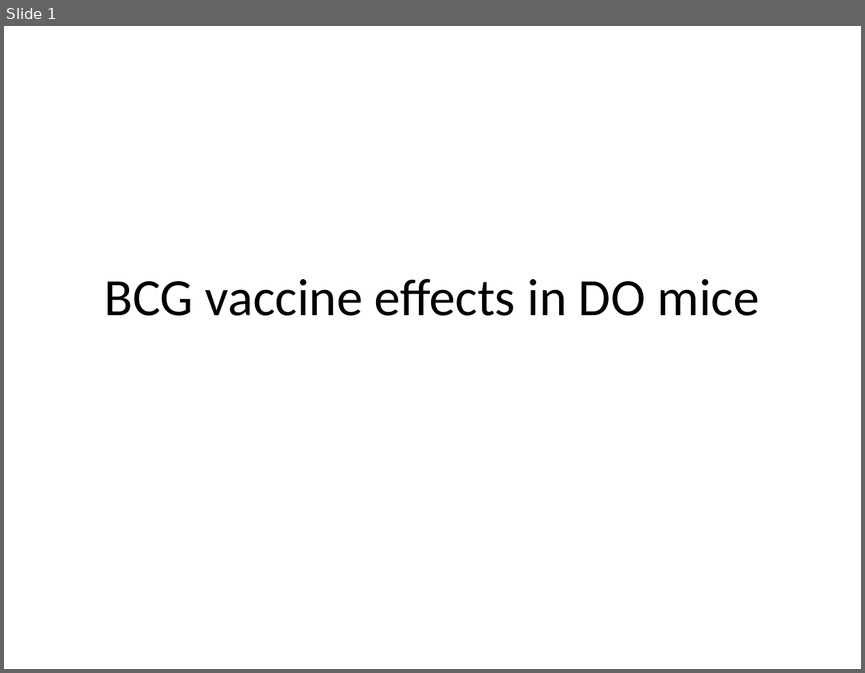
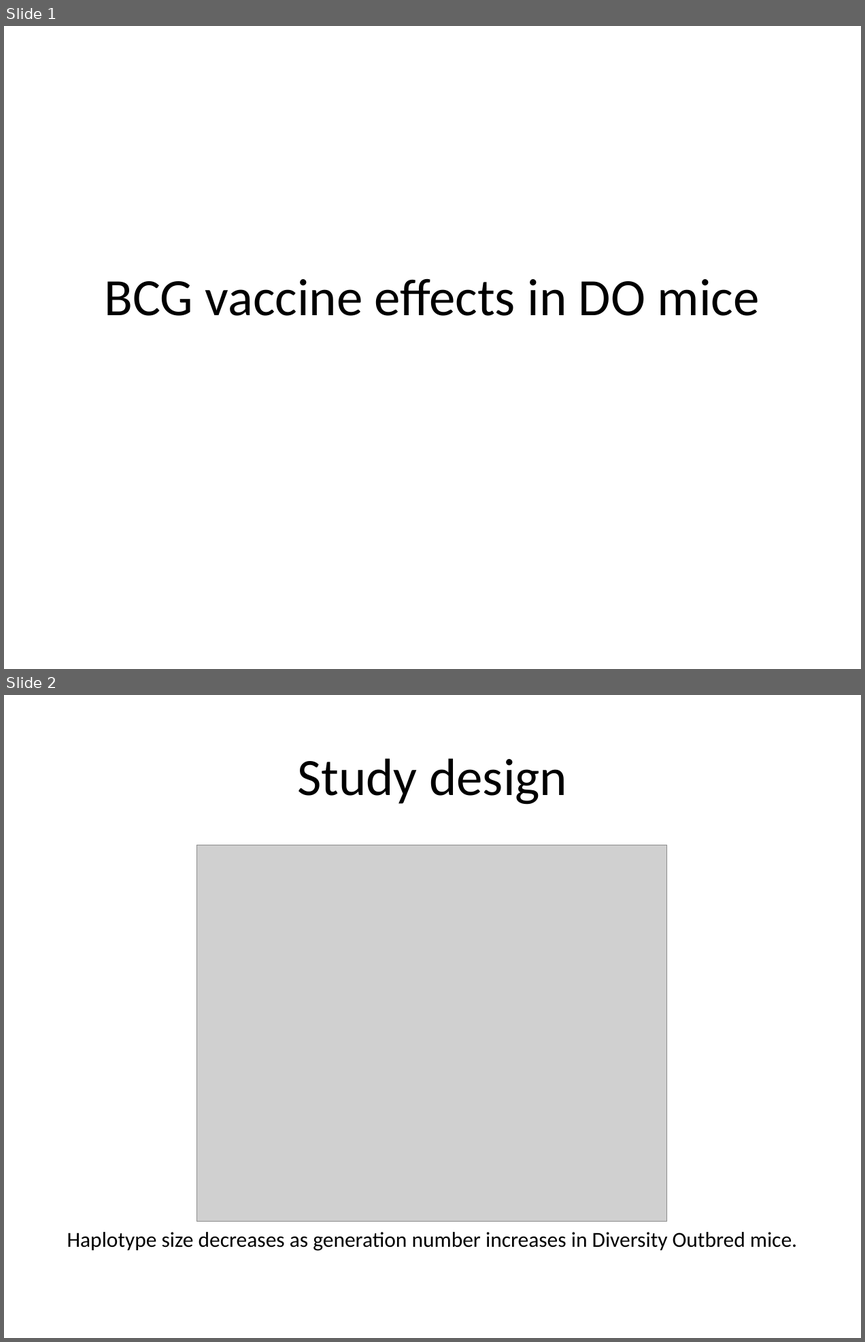
Before and after one commit to fboehm/presentations, a slide deck: keystone-2020-followup/slides.pptx. Shown one above the other, each under a label of ours: slide 1 before the commit, slides 1 and 2 after it. The pictures are 865x673 and 865x1342 pixels, drawn with LibreOffice and Linux fonts; fonts in the diff are those of the drawing; grey boxes stand for pictures. Boxes give left, top, right and bottom in pixels: in the first picture for what was removed or moved away, otherwise in the second. Text is boxed around its words. In the diff, an @@ line names an element or a change of style, - is before the commit and + after.

```diff
--- a/keystone-2020-followup/slides.pptx
+++ b/keystone-2020-followup/slides.pptx
@@ slide 2 added at [4,695,861,1338], background #FFFFFF @@
@@ title added at [297,758,567,804], 44 pt, text #000000 @@
+Study design
@@ picture added at [197,845,667,1221] @@
@@ text added at [67,1232,797,1251], 18 pt, text #000000 @@
+Haplotype size decreases as generation number increases in Diversity Outbred mice.
```
Also in this commit, not shown: 2 slides changed, 1 other file.
